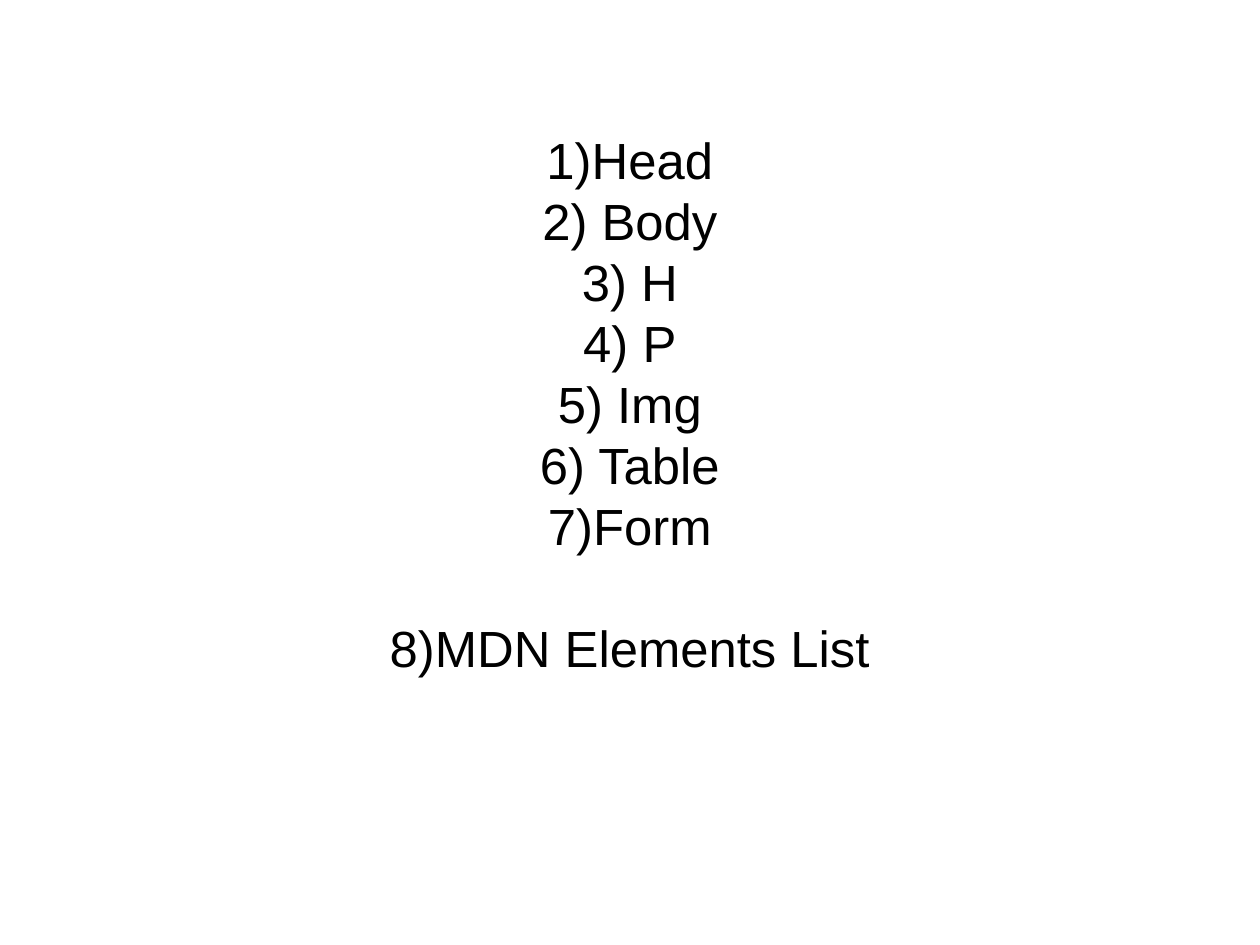
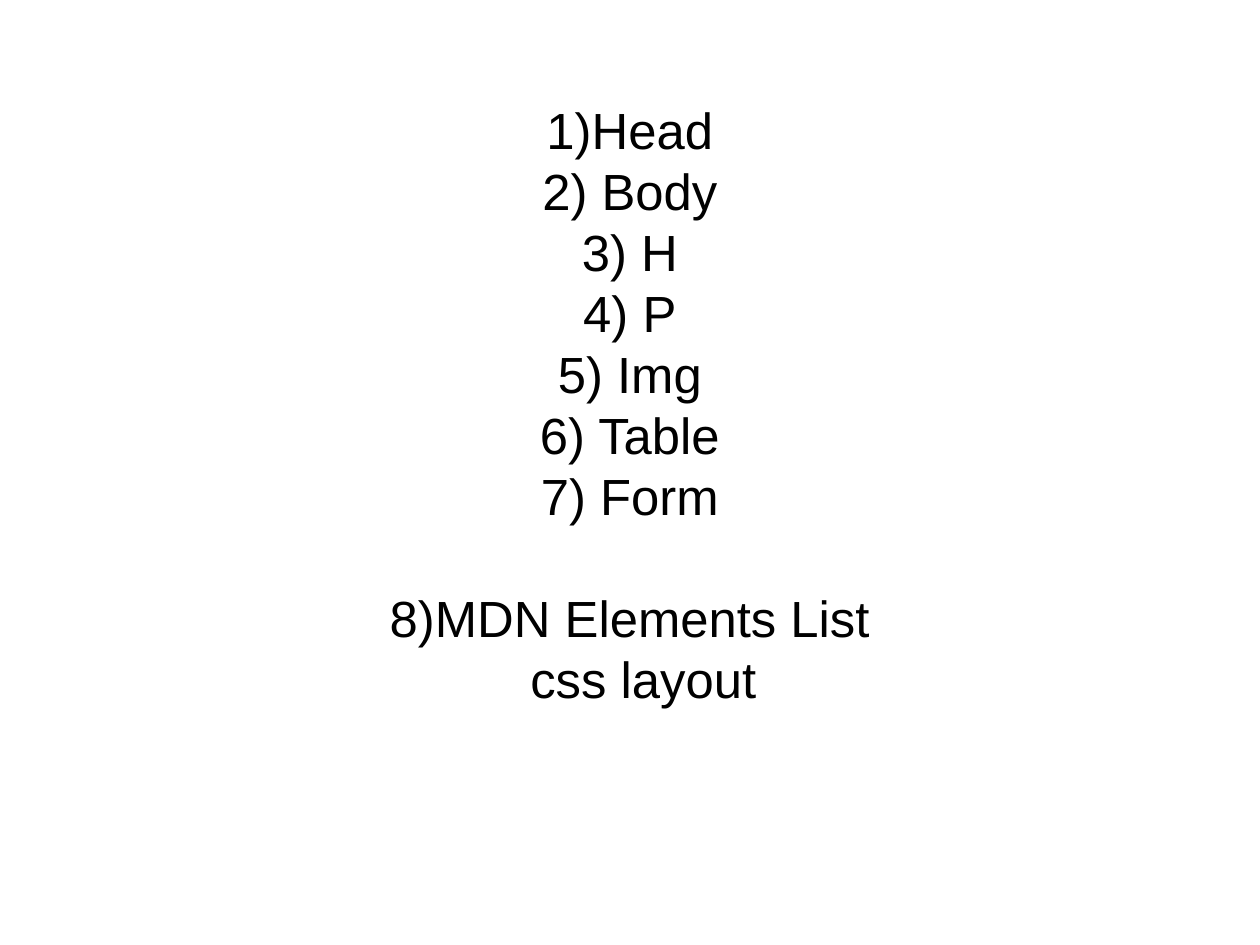
Before and after one commit to futxicaiadatec/futxicadinha01, a slide deck: slide 9 of terça/slide.odp. Drawn at 1260x945 pixels with LibreOffice and Linux fonts; fonts in the diff are those of the drawing. Boxes give left, top, right and bottom in pixels: in the first picture for what was removed or moved away, otherwise in the second. Text is boxed around its words. In the diff, an @@ line names an element or a change of style, - is before the commit and + after.

```diff
--- a/terça/slide.odp
+++ b/terça/slide.odp
@@ subtitle at (x1=390, y1=600, x2=869, y2=708): text changed @@
-8) MDN Elements List
+8) MDN Elements List
+   css layout
```
Also in this commit, not shown: 1 slide added, 22 other files.
